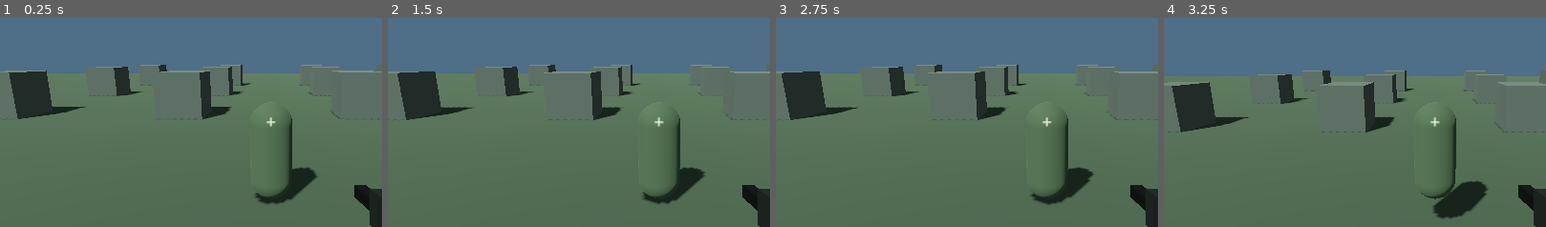
Above: before the commit, frames 1-4 (left to right).
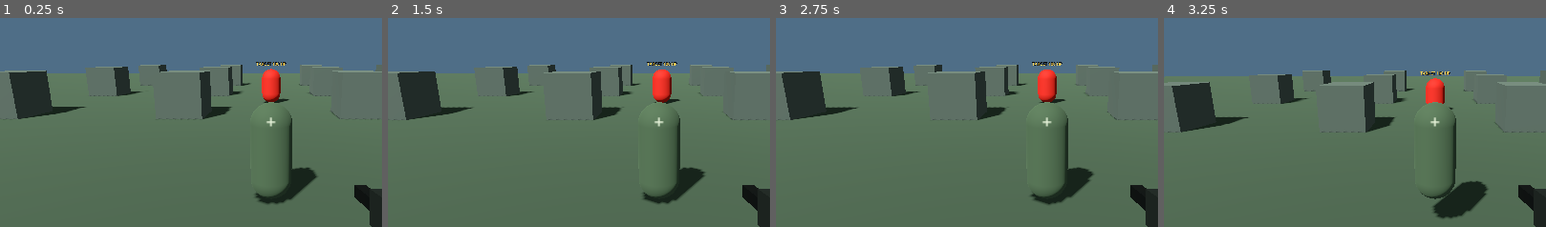
Above: after the commit, the same moments.

Repository: strda77/StrOnkLine
Game: Godot game, scene res://scenes/main.tscn
The game is run twice, just before and just after one commit, with the same random seed, the same clock (stepped at 60 frames per second) and the same inputs.
Inputs:
- Up to frame 1 (0.25 s): no input
- Up to frame 2 (1.5 s): click "↑" at 0.5 s; click "←" at 1.25 s
- Up to frame 3 (2.75 s): click "→" at 2 s
- Up to frame 4 (3.25 s): click "JUMP" at 2.75 s
The pictures show only the part of the screen within x 14-64%, y 24-74%; the shares and areas given below are measured in that part.

The runs differ from the first frame. In frame 1, 0.8% of the frame differs, in the area x 67-76%, y 21-41%; in frame 2, 0.8%, in the area x 67-77%, y 21-42%; in frame 3, 0.8%; in frame 4, 0.6%.

Commit message:
Add training target creation to main.gd

Diff:
--- a/scripts/main.gd
+++ b/scripts/main.gd
@@ -2,7 +2,7 @@
 extends Node3D
 
 const PLAYER_SCRIPT = preload("res://scripts/player.gd")
-
+const TARGET_SCRIPT = preload("res://scripts/training_target.gd")
 var player: CharacterBody3D
 var ammo_label: Label
 var aim_button: Button
@@ -13,6 +13,7 @@
     create_ground()
     create_environment_objects()
     create_player()
+    create_training_target()
     create_mobile_controls()
     create_hud()
 
@@ -316,3 +317,8 @@
             if active
             else "MATCH STATUS: WAITING"
         )
+func create_training_target() -> void:
+    var target := StaticBody3D.new()
+    target.set_script(TARGET_SCRIPT)
+    target.position = Vector3(0, 0, -12)
+    add_child(target)
